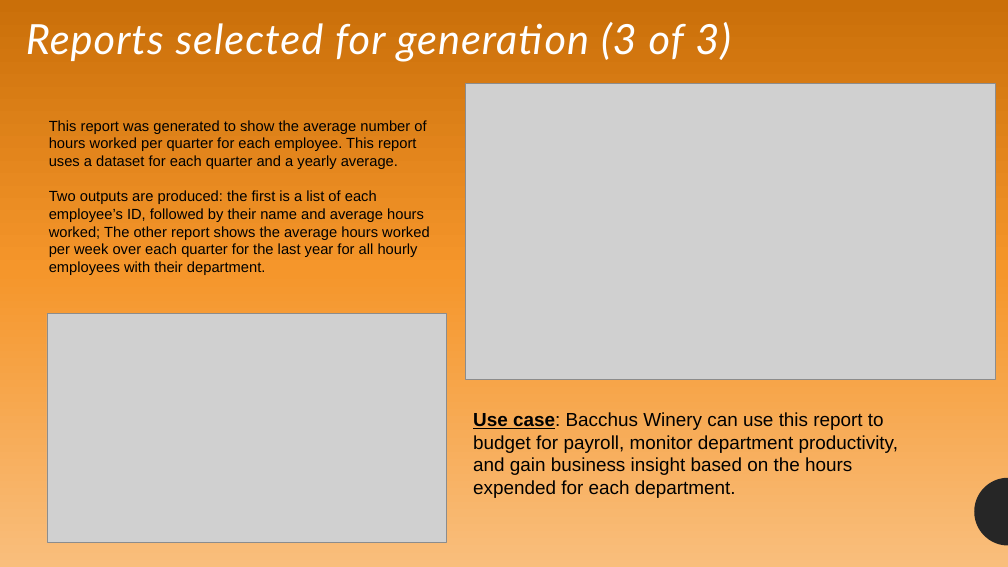
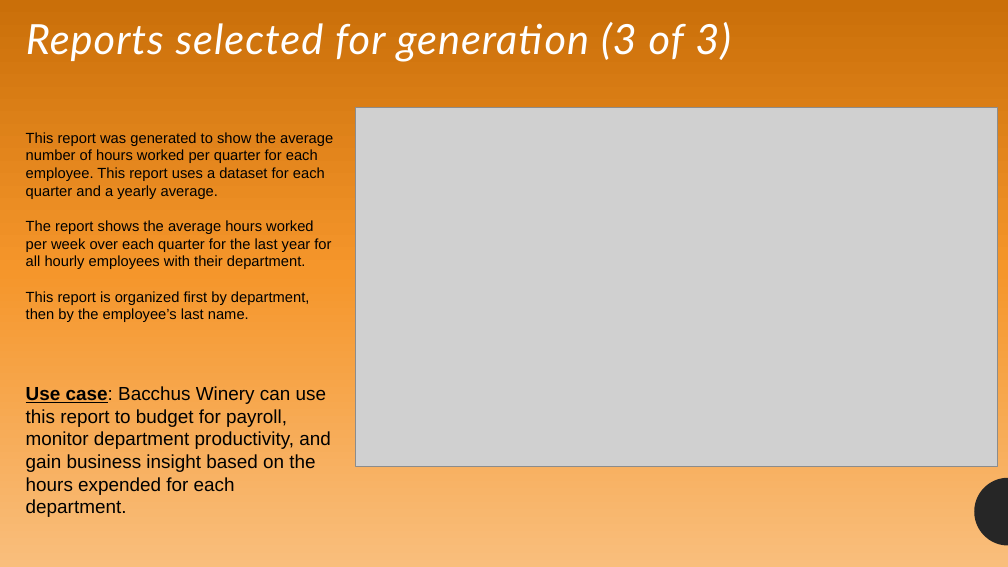
Before and after one commit to BobbyJoeCool/CSD310-BlueTeam, a slide deck: slide 10 of Final_Project/Blue_Team_Assignment_11-2.pptx. Drawn at 1008x567 pixels with LibreOffice and Linux fonts; fonts in the diff are those of the drawing; grey boxes stand for pictures. Boxes give left, top, right and bottom in pixels: in the first picture for what was removed or moved away, otherwise in the second. Text is boxed around its words. In the diff, an @@ line names an element or a change of style, - is before the commit and + after.

Commit message:
Update PPT

```diff
--- a/Final_Project/Blue_Team_Assignment_11-2.pptx
+++ b/Final_Project/Blue_Team_Assignment_11-2.pptx
@@ picture resized from (x1=466, y1=84, x2=995, y2=380) to (x1=355, y1=107, x2=998, y2=467) @@
@@ text "This report was generated to ..." moved from (x1=49, y1=120, x2=429, y2=275) to (x1=26, y1=132, x2=333, y2=322) @@
@@ text at (x1=26, y1=220, x2=331, y2=322): text changed @@
-Two outputs are produced: the first is a list of each employee’s ID, followed by their name and average hours worked; The other report shows the average hours worked per week over each quarter for the last year for all hourly employees with their department.
+The report shows the average hours worked per week over each quarter for the last year for all hourly employees with their department.
+This report is organized first by department, then by the employee’s last name.
@@ picture removed at (x1=47, y1=314, x2=447, y2=543) @@
@@ text "Use case: Bacchus Winery can ..." rewrapped from (x1=473, y1=412, x2=898, y2=498) to (x1=26, y1=386, x2=331, y2=517) @@
```
Also in this commit, not shown: 1 other slide changed.
